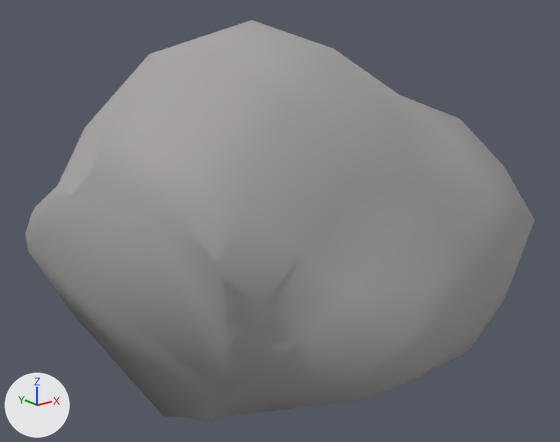
One commit to the glTF model prototype/assets/models/terrain/boulder_3.glb: the scene before it, then after it.
Rendered twice from a 50 mm camera at (-1.97, -2.64, 1.85) aimed at (0.16, 0.01, 0.79). Arrows for +X, +Y and +Z are at lower left; the lights stay in place. The picture after the commit comes second.

Names of what the first picture shows: 'boulder_3'.
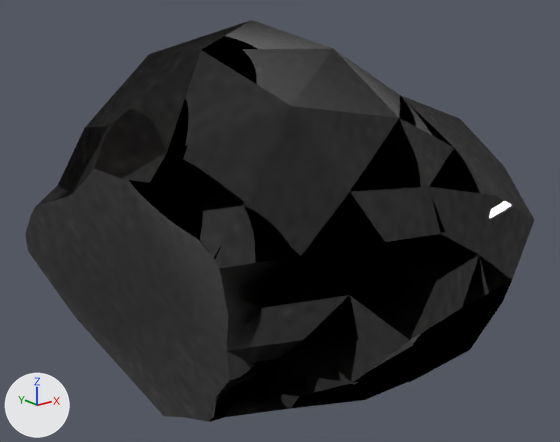
Pixel boxes [x1, y1, x2, y2] of what changed, in the pictures (560 x 442 px):
'boulder_3', surface changed (grey to black): [25, 20, 534, 422] in both

Edits to the bpy script that builds the scene:
```text
Add img_boulder_3_mat_albedo:
    img_boulder_3_mat_albedo = load_image('boulder_3_mat_albedo', '_unpacked/boulder_3_mat_albedo', 128, 128, 'sRGB')
Add img_boulder_3_mat_rough:
    img_boulder_3_mat_rough = load_image('boulder_3_mat_rough', '_unpacked/boulder_3_mat_rough', 128, 128, 'Non-Color')
Add img_boulder_3_mat_norm:
    img_boulder_3_mat_norm = load_image('boulder_3_mat_norm', '_unpacked/boulder_3_mat_norm', 128, 128, 'Non-Color')
Change mat_boulder_3_mat:
    remove # nodes: BsdfPrincipled, OutputMaterial
    remove # colours: grey #a9a7a6
    nodes: BsdfPrincipled, Math, NormalMap, OutputMaterial, SeparateColor, TexImage x3
    uses the picture img_boulder_3_mat_albedo
    uses the picture img_boulder_3_mat_norm
    uses the picture img_boulder_3_mat_rough
Change me_boulder_3_mesh:
    where me_boulder_3_mesh.from_pydata(...)  # 144 vertices, 284 faces; spans x -0.81..1.17, y -0.94..0.97, z 0.0..1.69
    used by ob_boulder_3; location = (0.0, 0.0, 0.0)
    me_boulder_3_mesh part 1: texture (UV) coordinates changed
```
